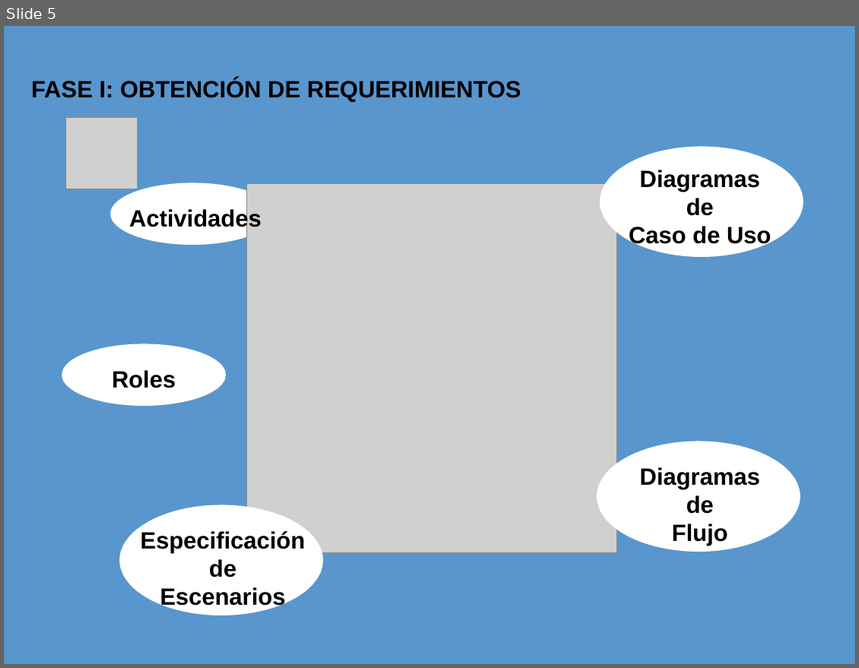
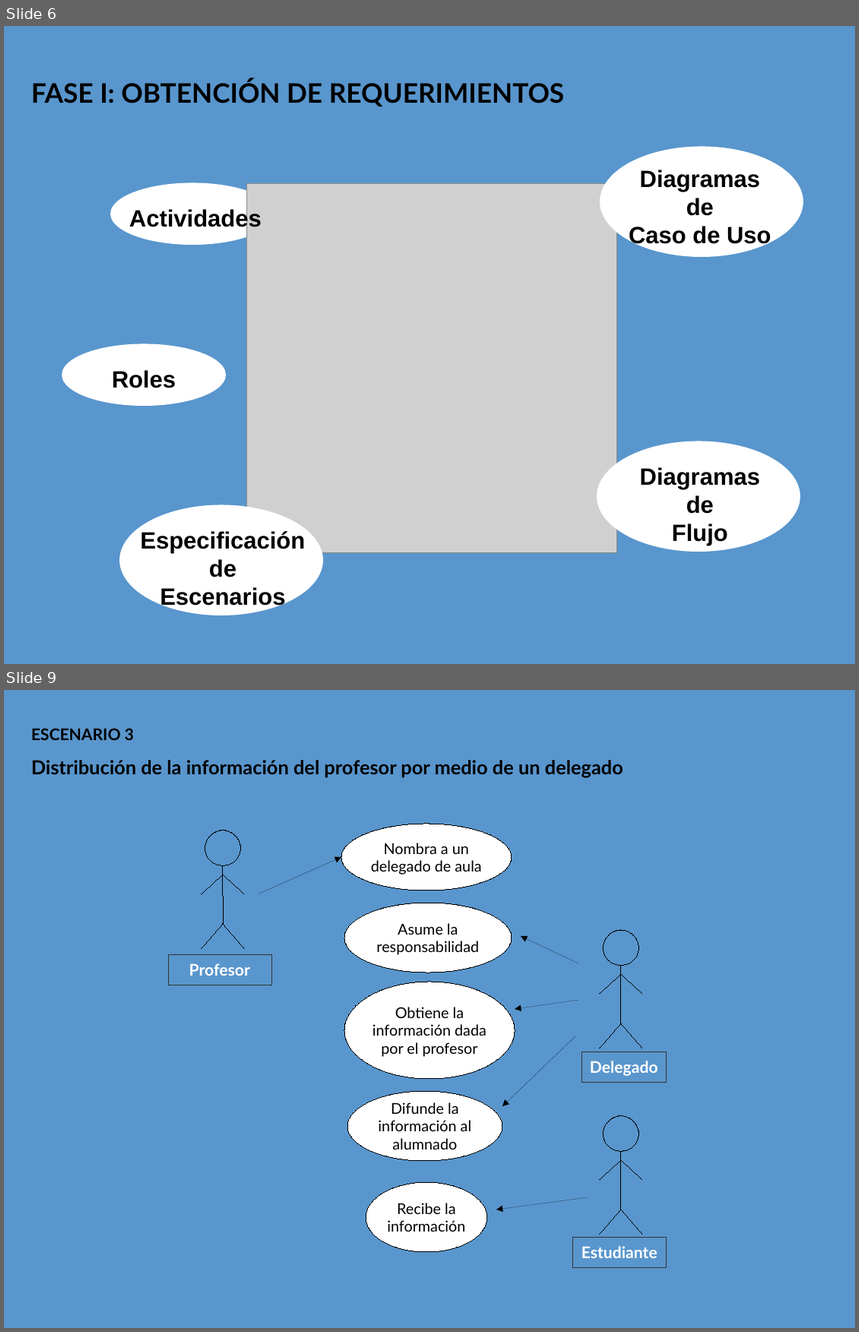
Before and after one commit to heric1812/eduais-proyecto-investigacion, a slide deck: diapositivas/PGrado2_Presentación.odp. Shown one above the other, each under a label of ours: slide 5 before the commit, slides 6 and 9 after it; the slides between them are not shown. The pictures are 859x668 and 859x1332 pixels, drawn with LibreOffice and Linux fonts; fonts in the diff are those of the drawing; grey boxes stand for pictures. Boxes give left, top, right and bottom in pixels: in the first picture for what was removed or moved away, otherwise in the second. Text is boxed around its words. In the diff, an @@ line names an element or a change of style, - is before the commit and + after.

```diff
--- a/diapositivas/PGrado2_Presentación.odp
+++ b/diapositivas/PGrado2_Presentación.odp
@@ slide 9 added at [4,690,855,1328], background #FFFFFF @@
@@ rectangle added at [4,690,855,1328], fill #5996CD @@
@@ text added at [31,728,623,778], 18 pt, text #000000, bold @@
+ESCENARIO 3
+Distribución de la información del profesor por medio de un delegado
@@ ellipse added at [341,824,512,891], fill #FFFFFF, outline #000000 0 pt, 14 pt, text #000000 @@
+Nombra a un
+delegado de aula
@@ arrow added from (259, 894) to (341, 858), #000000 0 pt @@
@@ group added at [202,831,244,948]: 5 lines, 1 ellipse @@
@@ ellipse added at [344,904,512,973], fill #FFFFFF, outline #000000 0 pt, 14 pt, text #000000 @@
+Asume la
+responsabilidad
@@ arrow added from (579, 964) to (521, 936), #000000 0 pt @@
@@ rectangle added at [168,955,272,985], outline #333333 0.51 pt, 15 pt, text #FFFFFF, bold @@
+Profesor
@@ ellipse added at [344,982,515,1079], fill #FFFFFF, outline #000000 0 pt, 14 pt, text #000000 @@
+Obtiene la
+información dada
+por el profesor
@@ group added at [601,930,643,1049]: 5 lines, 1 ellipse @@
@@ arrow added from (579, 1001) to (515, 1009), #000000 0 pt @@
@@ arrow added from (576, 1037) to (503, 1106), #000000 0 pt @@
@@ rectangle added at [582,1053,667,1082], outline #333333 0.51 pt, 15 pt, text #FFFFFF, bold @@
+Delegado
@@ ellipse added at [348,1091,503,1161], fill #FFFFFF, outline #000000 0 pt, 14 pt, text #000000 @@
+Difunde la
+información al
+alumnado
@@ group added at [601,1116,643,1235]: 5 lines, 1 ellipse @@
@@ ellipse added at [367,1182,487,1252], fill #FFFFFF, outline #000000 0 pt, 14 pt, text #000000 @@
+Recibe la
+información
@@ arrow added from (588, 1198) to (496, 1210), #000000 0 pt @@
@@ rectangle added at [572,1238,667,1268], outline #333333 0.51 pt, 15 pt, text #FFFFFF, bold @@
+Estudiante
@@ what was slide 5 is now slide 6 @@
@@ slide 6 changed as well @@
@@ text "FASE I: OBTENCIÓN DE REQUERIMIENTOS" at [31,80,564,107]: size 22 to 25 pt, font Arial to Lato @@
@@ picture removed at [66,117,138,189] @@
```
Also in this commit, not shown: 8 other slides changed, 6 other slides added, 38 other files.
